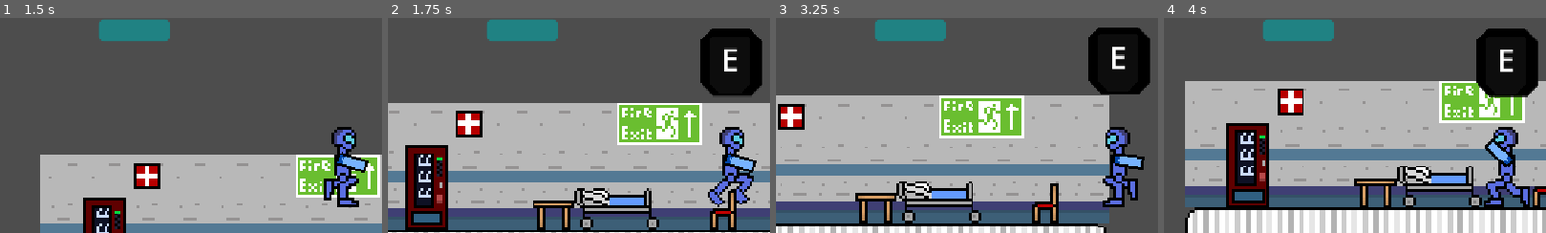
Above: before the commit, frames 1-4 (left to right).
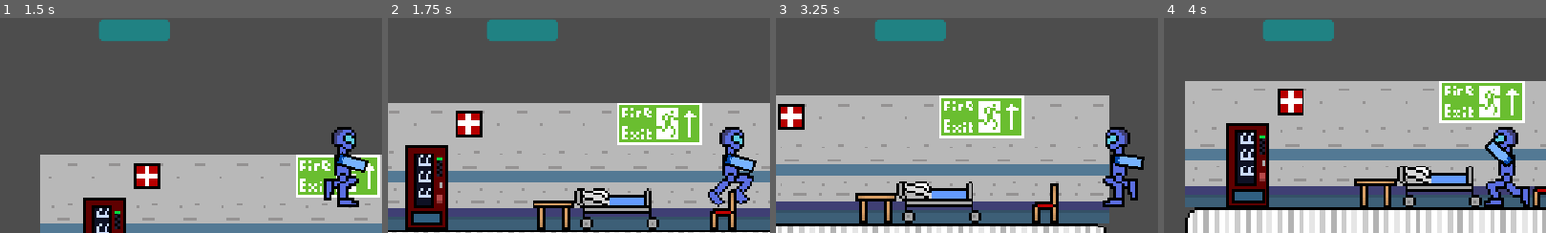
Above: after the commit, the same moments.

Repository: Milo-Griffiths/GameJam-Time
Game: Godot game, scene res://scenes/levels/Level2.tscn
Two runs of this game, one before a commit and one after it. Both use one fixed random seed, a clock stepped at 60 frames per second and the inputs below. This scene is started directly instead of the project's main scene. The engine's default icon, where the game draws it, is replaced by a stand-in: a white triangle on a blue panel in a dark square.
Inputs (mouse positions are % of the whole screen's width and height, from its top left):
- Up to frame 1 (1.5 s): move the mouse to (45, 70) at 0.52 s; hold Q (Interact) 0.53-1.28 s; hold Right (right) from 0.53 s (still down); tap Up (up) at 0.77 s; move the mouse to (80, 65) at 1.27 s; tap Q (Interact) at 1.35 s
- Up to frame 2 (1.75 s): keep holding Right (right); tap Up (up) at 1.52 s
- Up to frame 3 (3.25 s): move the mouse to (20, 35) at 2.02 s; release Right (right) at 2.03 s; hold Q (Interact) 2.03-2.78 s; hold A (left) from 2.03 s (still down); click (20, 35) at 2.1 s; tap Enter at 2.75 s; move the mouse to (55, 50) at 2.77 s; tap Q (Interact) at 2.85 s; tap Up (up) at 3.02 s
- Up to frame 4 (4 s): keep holding A (left); move the mouse to (35, 25) at 3.52 s; hold Q (Interact) from 3.53 s (still down); tap Up (up) at 3.77 s
The pictures show only the part of the screen within x 5-55%, y 16-66%; the shares and areas given below are measured in that part.

Frame 1 is identical in both runs. In frame 2, 4.7% of the frame differs, in the area x 81-98%, y 4-36%; in frame 3, 4.7%; in frame 4, 4.8%, in the area x 81-98%, y 4-37%.

Commit message:
Implemented interaction based objective system for level 2

Diff:
--- a/assets/scripts/interactable.gd
+++ b/assets/scripts/interactable.gd
@@ -3,6 +3,7 @@
 var interactable = false
 signal interactingdist
 signal non_interact
+signal interactedwith
 const interactionDist = 100
 
 
@@ -24,3 +25,6 @@
 func _input(event):
 	if event.is_action_pressed("Interact") and interactable:
 		print("hdsfdbjkasnd")
+		interactedwith.emit()
+		non_interact.emit()
+		queue_free()
--- a/scenes/levels/Level2.tscn
+++ b/scenes/levels/Level2.tscn
@@ -250,6 +250,7 @@
 
 [node name="SceneLoader" type="Node2D" parent="." unique_id=556082692]
 script = ExtResource("1_e5vnl")
+total_objectives = 1
 
 [node name="background" type="TileMapLayer" parent="." unique_id=199125112]
 texture_filter = 1
@@ -281,7 +282,7 @@
 scale = Vector2(4, 4)
 
 [node name="StaticBody2D" type="StaticBody2D" parent="." unique_id=125572003]
-position = Vector2(439, -13)
+position = Vector2(257, 22)
 collision_layer = 0
 collision_mask = 0
 script = ExtResource("5_interactable")
@@ -304,5 +305,7 @@
 position = Vector2(859, 811)
 scale = Vector2(4, 4)
 
+[connection signal="interactedwith" from="StaticBody2D" to="SceneLoader" method="interactedwith"]
 [connection signal="interactingdist" from="StaticBody2D" to="player" method="_on_static_body_2d_interactingdist"]
 [connection signal="non_interact" from="StaticBody2D" to="player" method="_on_static_body_2d_non_interact"]
+[connection signal="sceneSwitch" from="stasis" to="SceneLoader" method="_on_stasis_scene_switch"]
--- a/scenes/stasis.gd
+++ b/scenes/stasis.gd
@@ -1,12 +1,10 @@
 extends Node2D
 
-@export var scene = ""
 
-signal mysignal
 signal sceneSwitch
 
 func _ready() -> void:
-	mysignal.emit(scene)
+	pass
 
 
 
--- a/scenes/stasis.tscn
+++ b/scenes/stasis.tscn
@@ -24,7 +24,6 @@
 scale = Vector2(1.3339844, 1.294922)
 texture = ExtResource("3_if1ug")
 
-[connection signal="mysignal" from="." to="Area2D/CollisionShape2D" method="_on_stasis_mysignal"]
 [connection signal="body_entered" from="Area2D" to="Area2D/CollisionShape2D" method="_on_area_2d_body_entered"]
 [connection signal="body_exited" from="Area2D" to="Area2D/CollisionShape2D" method="_on_area_2d_body_exited"]
 [connection signal="input_event" from="Area2D" to="Area2D/CollisionShape2D" method="_on_area_2d_input_event"]
--- a/scenes/stasisCollision.gd
+++ b/scenes/stasisCollision.gd
@@ -24,7 +24,3 @@
 
 func _on_area_2d_body_entered(body: CharacterBody2D) -> void:
 	inside = true
-
-
-func _on_stasis_mysignal(sc: String) -> void:
-	scene = "res://scenes/levels/"+sc+".tscn"
--- a/scripts/Level2Manager.gd
+++ b/scripts/Level2Manager.gd
@@ -1,7 +1,11 @@
 extends Node2D
 var level3 = preload("res://scenes/levels/Level3.tscn")
 var death = preload("res://scenes/Death/Death.tscn")
-var objective_done = false
+var objective_complete = false
+var objectivesdone = 0
+@export
+var total_objectives : int
+
 
 func loadnextlevel():
 	get_tree().change_scene_to_packed(level3)
@@ -14,5 +18,15 @@
 
 
 # Called every frame. 'delta' is the elapsed time since the previous frame.
-func _process(delta: float) -> void:
+func _process(_delta: float) -> void:
 	pass
+
+
+func interactedwith() -> void:
+	objectivesdone += 1
+
+
+
+func _on_stasis_scene_switch() -> void:
+	if objectivesdone >= total_objectives:
+		loadnextlevel()
